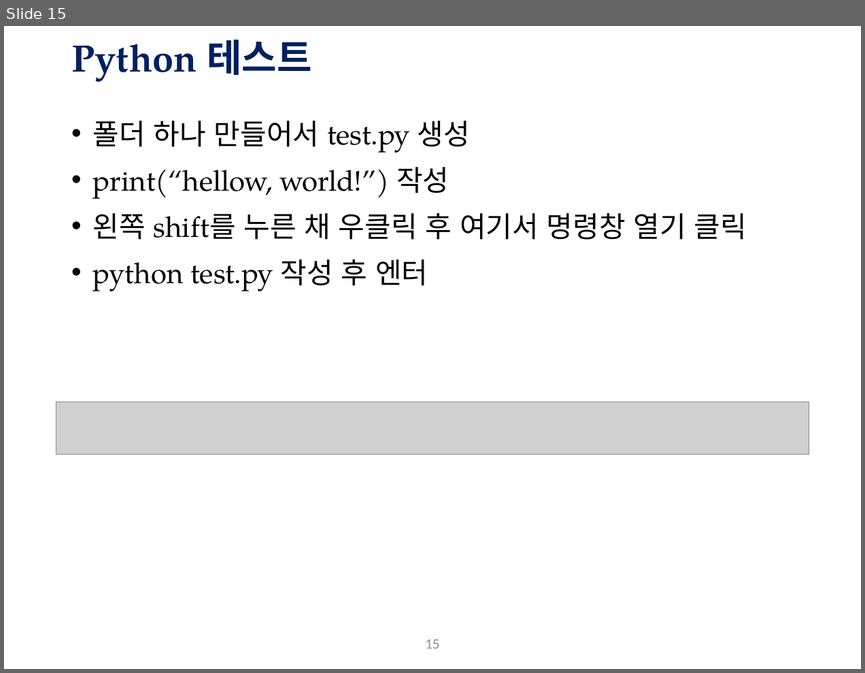
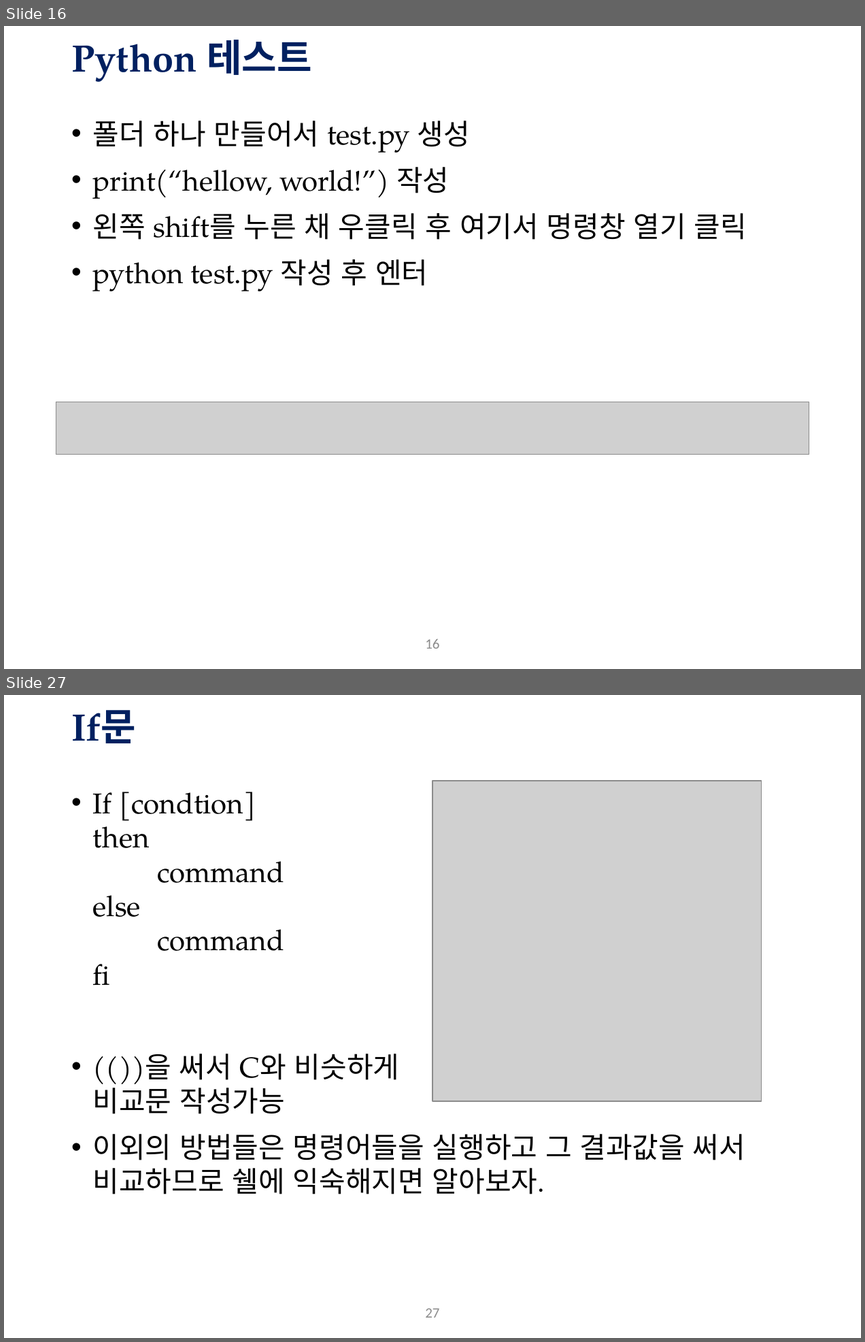
Before and after one commit to Hagazzusa/gykim.github.io, a slide deck: data/ot&env.pptx. Shown one above the other, each under a label of ours: slide 15 before the commit, slides 16 and 27 after it; the slides between them are not shown. The pictures are 865x673 and 865x1342 pixels, drawn with LibreOffice and Linux fonts; fonts in the diff are those of the drawing; grey boxes stand for pictures; background and template pictures are left out. Boxes give left, top, right and bottom in pixels: in the first picture for what was removed or moved away, otherwise in the second. Text is boxed around its words. In the diff, an @@ line names an element or a change of style, - is before the commit and + after.

```diff
--- a/data/ot&env.pptx
+++ b/data/ot&env.pptx
@@ slide 27 added at (4, 695, 861, 1338), background #FFFFFF; not listed: 1 template element that a slide beside it also shows @@
@@ title added at (71, 710, 136, 743), 32 pt, text #002060, bold @@
+If문
@@ text added at (93, 792, 745, 1194), 24 pt, text #000000 @@
+• If [condtion]
+  then
+  command
+  else
+  command
+  fi
+• (())을 써서 C와 비슷하게
+  비교문 작성가능
+• 이외의 방법들은 명령어들을 실행하고 그 결과값을 써서 비교하므로 쉘에 익숙해지면 알아보자.
@@ picture added at (432, 781, 762, 1101) @@
@@ what was slide 15 is now slide 16 @@
@@ page number at (425, 639, 439, 648): text changed @@
-15
+16
```
Also in this commit, not shown: 3 slides changed, 13 other slides added, 1 slide removed.
